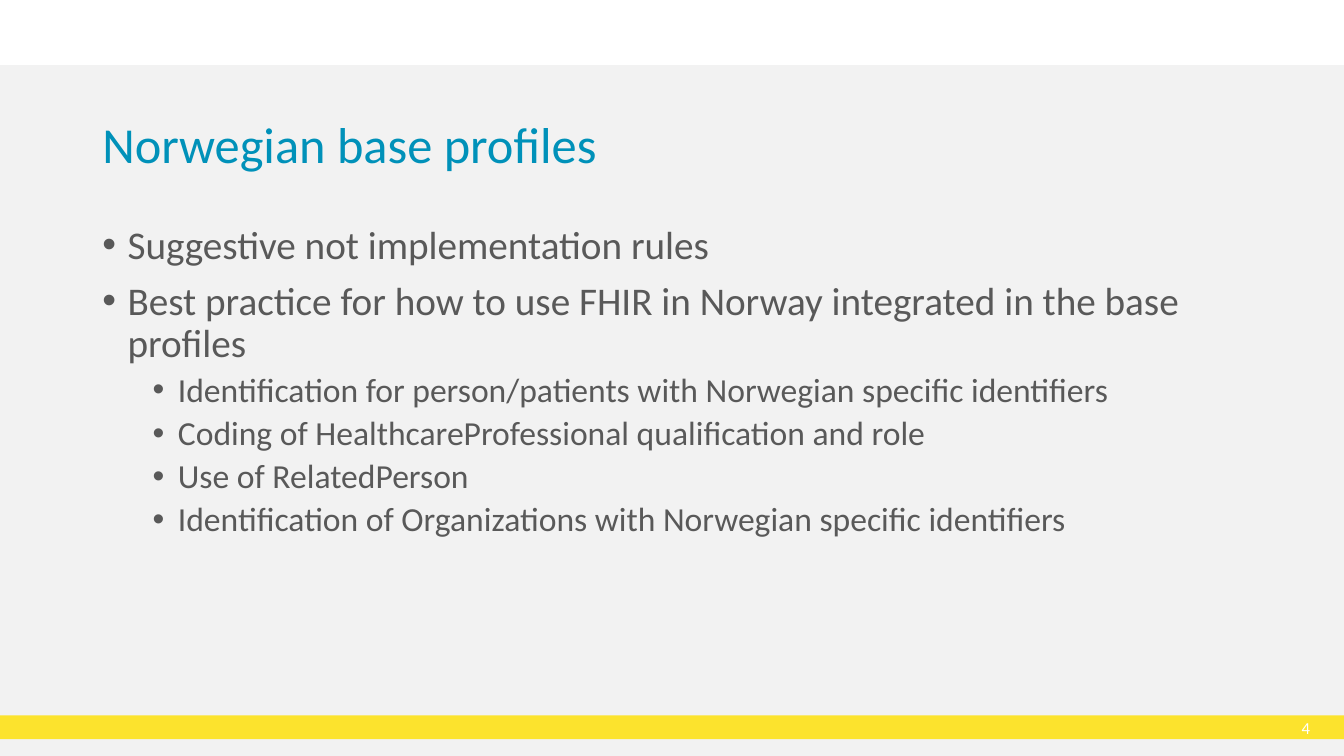
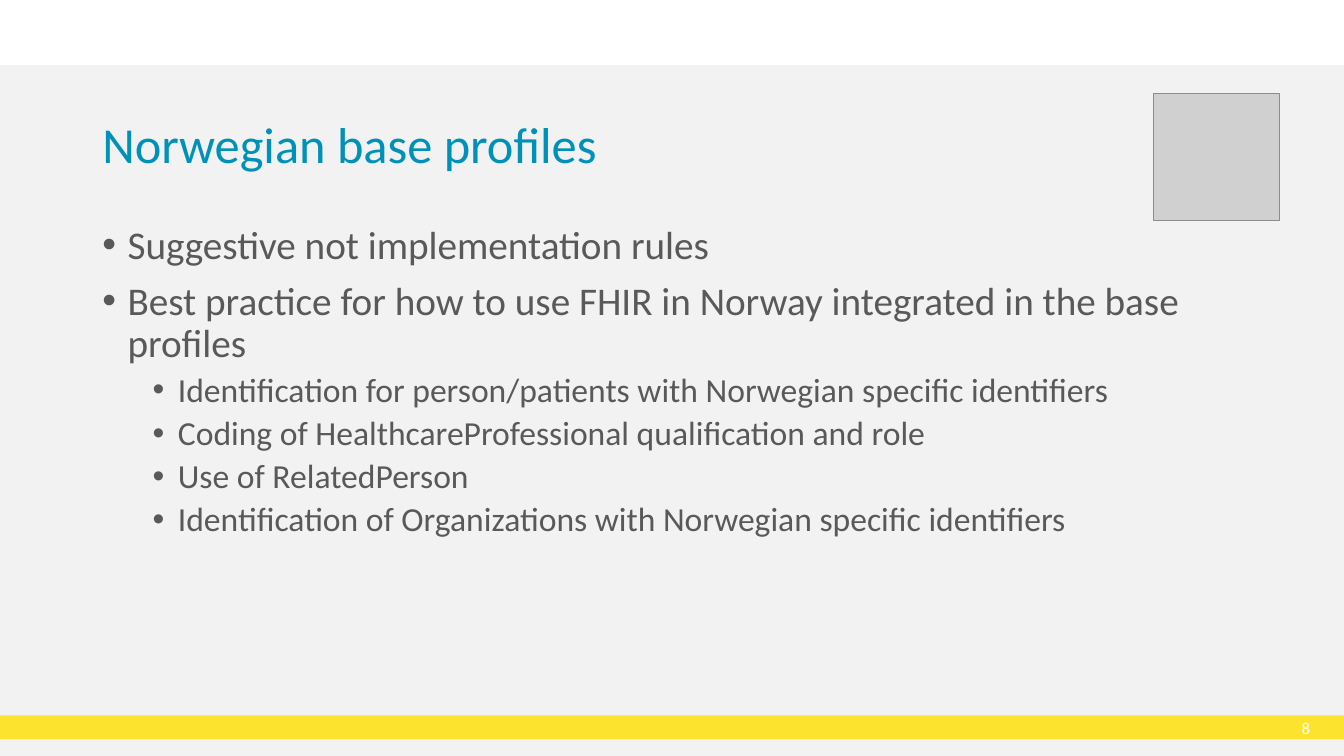
Before and after one commit to HL7Norway/best-practice, a slide deck: slide 9 of docs/presentasjoner/DD23_CT_230508_Thomas_Tveit_Rosenlund_FHIR-in-Norway.pptx (slide 5 before the commit). Drawn at 1344x756 pixels with LibreOffice and Linux fonts; fonts in the diff are those of the drawing; grey boxes stand for pictures; background and template pictures are left out. Boxes give left, top, right and bottom in pixels: in the first picture for what was removed or moved away, otherwise in the second. Text is boxed around its words. In the diff, an @@ line names an element or a change of style, - is before the commit and + after.

```diff
--- a/docs/presentasjoner/DD23_CT_230508_Thomas_Tveit_Rosenlund_FHIR-in-Norway.pptx
+++ b/docs/presentasjoner/DD23_CT_230508_Thomas_Tveit_Rosenlund_FHIR-in-Norway.pptx
@@ picture added at <box>1154,94,1280,220</box> @@
@@ page number at <box>1302,722,1310,734</box>: text changed @@
-4
+8
```
Also in this commit, not shown: 3 other slides changed, 4 slides added, 2 slides removed.
